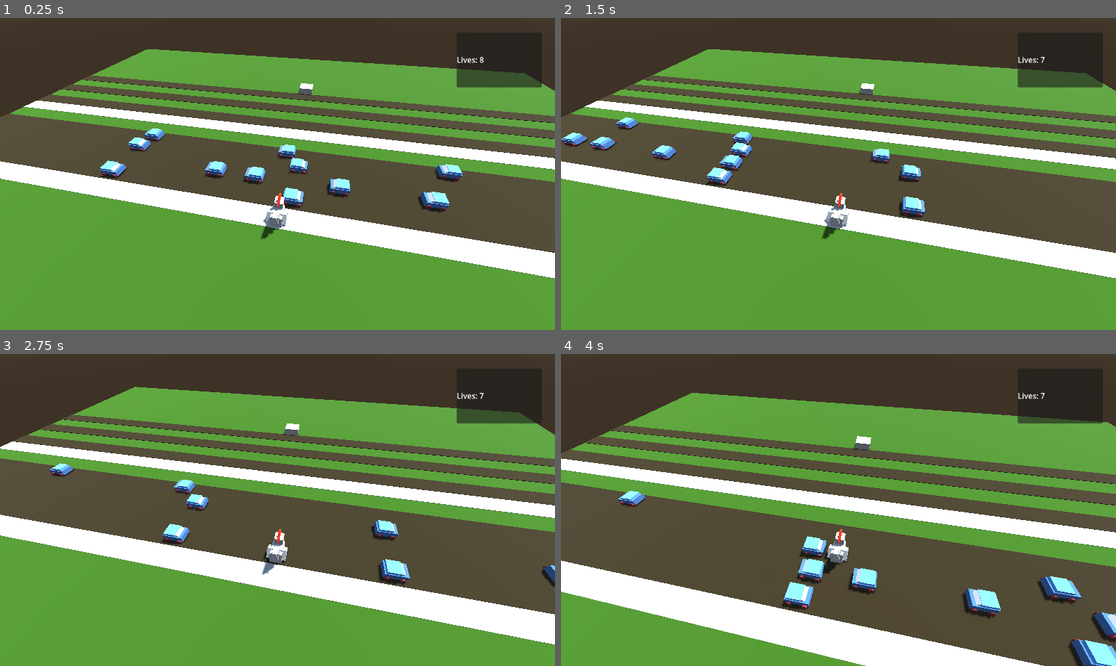
Above: before the commit, frames 1-4 (two rows, left to right).
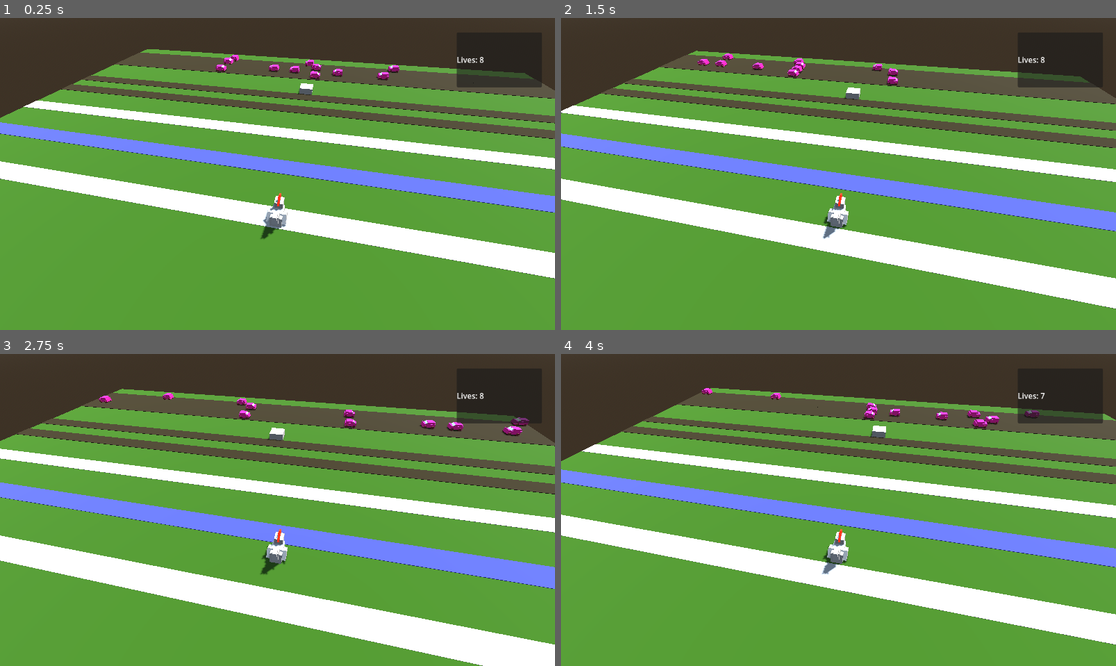
Above: after the commit, the same moments.

Repository: unblinky/danger-xing
Game: Godot game, scene res://Main/Main.tscn
The game is run twice, just before and just after one commit, with the same random seed, the same clock (stepped at 60 frames per second) and the same inputs.
Inputs:
- Up to frame 1 (0.25 s): no input
- Up to frame 2 (1.5 s): hold D (move_right) 0.53-1.28 s; tap W (move_fore) at 0.6, 1.35 s; hold S (move_back) from 1.28 s (still down)
- Up to frame 3 (2.75 s): release S (move_back) at 2.03 s; hold D (move_right) from 2.03 s (still down); tap W (move_fore) at 2.1 s
- Up to frame 4 (4 s): tap W (move_fore) at 2.85, 3.6 s; release D (move_right) at 3.53 s; hold A (move_left) from 3.53 s (still down)

The runs differ from the first frame. In frame 1, 26% of the frame differs, in the area x 0-100%, y 11-76%; in frame 2, 56%; in frame 3, 65%; in frame 4, 66%, in the area x 0-100%, y 10-100%.

Commit message:
Added River object.

Diff:
--- a/Code/Car/Car.tscn
+++ b/Code/Car/Car.tscn
@@ -6,9 +6,6 @@
 
 [sub_resource type="BoxShape3D" id="BoxShape3D_32r3e"]
 size = Vector3(0.9, 0.9, 0.9)
-
-[sub_resource type="StandardMaterial3D" id="StandardMaterial3D_argwm"]
-albedo_color = Color(0.24573019, 0.39246595, 0.6108407, 1)
 
 [sub_resource type="BoxMesh" id="BoxMesh_32r3e"]
 size = Vector3(0.589, 0.259, 0.851)
@@ -33,7 +30,7 @@
 
 [node name="Body" type="MeshInstance3D" parent="Graphics" unique_id=1917234255]
 transform = Transform3D(1, 0, 0, 0, 1, 0, 0, 0, 1, 0, 0.27913666, 0)
-material_override = SubResource("StandardMaterial3D_argwm")
+material_override = ExtResource("2_argwm")
 mesh = SubResource("BoxMesh_32r3e")
 
 [node name="Body2" type="MeshInstance3D" parent="Graphics" unique_id=669816335]
--- a/Code/Car/assets/Roof.tres
+++ b/Code/Car/assets/Roof.tres
@@ -1,4 +1,4 @@
 [gd_resource type="StandardMaterial3D" format=3 uid="uid://cl6is33lox6ev"]
 
 [resource]
-albedo_color = Color(0.33333334, 0.5647059, 0.92941177, 1)
+albedo_color = Color(0.85045433, 0.10832993, 0.57615757, 1)
--- a/Code/Chicken/Chicken.gd
+++ b/Code/Chicken/Chicken.gd
@@ -16,9 +16,11 @@
 	if area is Goal:
 		print("Goal!!!!")
 	if area is Car:
-		cruched()
+		crushed()
+	if area is River:
+		crushed()
 
-func cruched():
+func crushed():
 	position = Vector3.ZERO
 	graphics.rotation_degrees.y = 0
 	print("Crushed!")
--- a/Code/Main/Main.tscn
+++ b/Code/Main/Main.tscn
@@ -5,6 +5,7 @@
 [ext_resource type="PackedScene" uid="uid://c4v0peqkg130j" path="res://Goal/Goal.tscn" id="3_amygn"]
 [ext_resource type="PackedScene" uid="uid://berl535au27hs" path="res://Lane/Lane.tscn" id="4_6aewd"]
 [ext_resource type="PackedScene" uid="uid://d17l7nmy86h7e" path="res://Car/Car.tscn" id="4_ps1la"]
+[ext_resource type="PackedScene" uid="uid://ss2ms58fo62u" path="res://River/River.tscn" id="6_u2i7p"]
 
 [sub_resource type="ProceduralSkyMaterial" id="ProceduralSkyMaterial_83ytx"]
 sky_horizon_color = Color(0.66224277, 0.6717428, 0.6867428, 1)
@@ -53,7 +54,7 @@
 mesh = SubResource("BoxMesh_ps1la")
 
 [node name="LaneA" parent="." unique_id=1626431458 instance=ExtResource("4_6aewd")]
-transform = Transform3D(1, 0, 0, 0, 1, 0, 0, 0, 1, 0, 0, -1)
+transform = Transform3D(1, 0, 0, 0, 1, 0, 0, 0, 1, 0, 0, -15)
 
 [node name="Car" parent="LaneA" unique_id=211666107 instance=ExtResource("4_ps1la")]
 transform = Transform3D(-4.371139e-08, 0, -1, 0, 1, 0, 1, 0, -4.371139e-08, 0, 0, 0)
@@ -62,7 +63,7 @@
 transform = Transform3D(-4.371139e-08, 0, -1, 0, 1, 0, 1, 0, -4.371139e-08, -9, 0, 0)
 
 [node name="LaneB" parent="." unique_id=276072511 instance=ExtResource("4_6aewd")]
-transform = Transform3D(-1, 0, 8.742278e-08, 0, 1, 0, -8.742278e-08, 0, -1, 0, 0, -2)
+transform = Transform3D(-1, 0, 8.742278e-08, 0, 1, 0, -8.742278e-08, 0, -1, 0, 0, -16)
 speed_limit = 10.0
 
 [node name="Car" parent="LaneB" unique_id=808741942 instance=ExtResource("4_ps1la")]
@@ -78,7 +79,7 @@
 transform = Transform3D(-4.371139e-08, 0, -1, 0, 1, 0, 1, 0, -4.371139e-08, -9, 0, 0)
 
 [node name="LaneC" parent="." unique_id=398420557 instance=ExtResource("4_6aewd")]
-transform = Transform3D(1, 0, 0, 0, 1, 0, 0, 0, 1, 0, 0, -3)
+transform = Transform3D(1, 0, 0, 0, 1, 0, 0, 0, 1, 0, 0, -17)
 
 [node name="Car" parent="LaneC" unique_id=242654073 instance=ExtResource("4_ps1la")]
 transform = Transform3D(-4.371139e-08, 0, -1, 0, 1, 0, 1, 0, -4.371139e-08, 0, 0, 0)
@@ -87,7 +88,7 @@
 transform = Transform3D(-4.371139e-08, 0, -1, 0, 1, 0, 1, 0, -4.371139e-08, -9, 0, 0)
 
 [node name="LaneD" parent="." unique_id=1339310772 instance=ExtResource("4_6aewd")]
-transform = Transform3D(-1, 0, 8.742278e-08, 0, 1, 0, -8.742278e-08, 0, -1, 0, 0, -4)
+transform = Transform3D(-1, 0, 8.742278e-08, 0, 1, 0, -8.742278e-08, 0, -1, 0, 0, -18)
 speed_limit = 5.0
 
 [node name="Car3" parent="LaneD" unique_id=1135290254 instance=ExtResource("4_ps1la")]
@@ -99,10 +100,8 @@
 [node name="Car2" parent="LaneD" unique_id=293814583 instance=ExtResource("4_ps1la")]
 transform = Transform3D(-4.371139e-08, 0, -1, 0, 1, 0, 1, 0, -4.371139e-08, -9, 0, 0)
 
-[node name="Lane4" type="MeshInstance3D" parent="." unique_id=891213809]
-transform = Transform3D(1, 0, 0, 0, 1, 0, 0, 0, 1, 0, 0, -7)
-material_override = SubResource("StandardMaterial3D_83ytx")
-mesh = SubResource("BoxMesh_amygn")
+[node name="River" parent="." unique_id=727142097 instance=ExtResource("6_u2i7p")]
+transform = Transform3D(1, 0, 0, 0, 1, 0, 0, 0, 1, 0, 0, -3)
 
 [node name="Lane5" type="MeshInstance3D" parent="." unique_id=1043720086]
 transform = Transform3D(1, 0, 0, 0, 1, 0, 0, 0, 1, 0, 0, -9)
--- /dev/null
+++ b/Code/River/River.gd
@@ -0,0 +1,7 @@
+extends Area3D
+class_name River
+
+@export var speed_limit = 2.0 # meters per second.
+
+var entrance_point = -20 # X units
+var exit_point = 20
--- /dev/null
+++ b/Code/River/River.tscn
@@ -0,0 +1,20 @@
+[gd_scene format=3 uid="uid://ss2ms58fo62u"]
+
+[ext_resource type="Script" uid="uid://e8lxj8hcaox7" path="res://River/River.gd" id="1_bimn6"]
+[ext_resource type="Material" uid="uid://nm64wiughgh1" path="res://River/assets/Water.tres" id="2_bmykd"]
+
+[sub_resource type="BoxShape3D" id="BoxShape3D_huj1o"]
+size = Vector3(40, 0.15, 1)
+
+[sub_resource type="BoxMesh" id="BoxMesh_amygn"]
+size = Vector3(40, 0.15, 1)
+
+[node name="River" type="Area3D" unique_id=524827375]
+script = ExtResource("1_bimn6")
+
+[node name="CollisionShape3D" type="CollisionShape3D" parent="." unique_id=814110548]
+shape = SubResource("BoxShape3D_huj1o")
+
+[node name="Graphics" type="MeshInstance3D" parent="." unique_id=727142097]
+material_override = ExtResource("2_bmykd")
+mesh = SubResource("BoxMesh_amygn")
--- /dev/null
+++ b/Code/River/assets/Water.tres
@@ -0,0 +1,4 @@
+[gd_resource type="StandardMaterial3D" format=3 uid="uid://nm64wiughgh1"]
+
+[resource]
+albedo_color = Color(0.23648483, 0.25681654, 0.6167079, 1)
Not shown, added: Code/River/River.gd.uid
